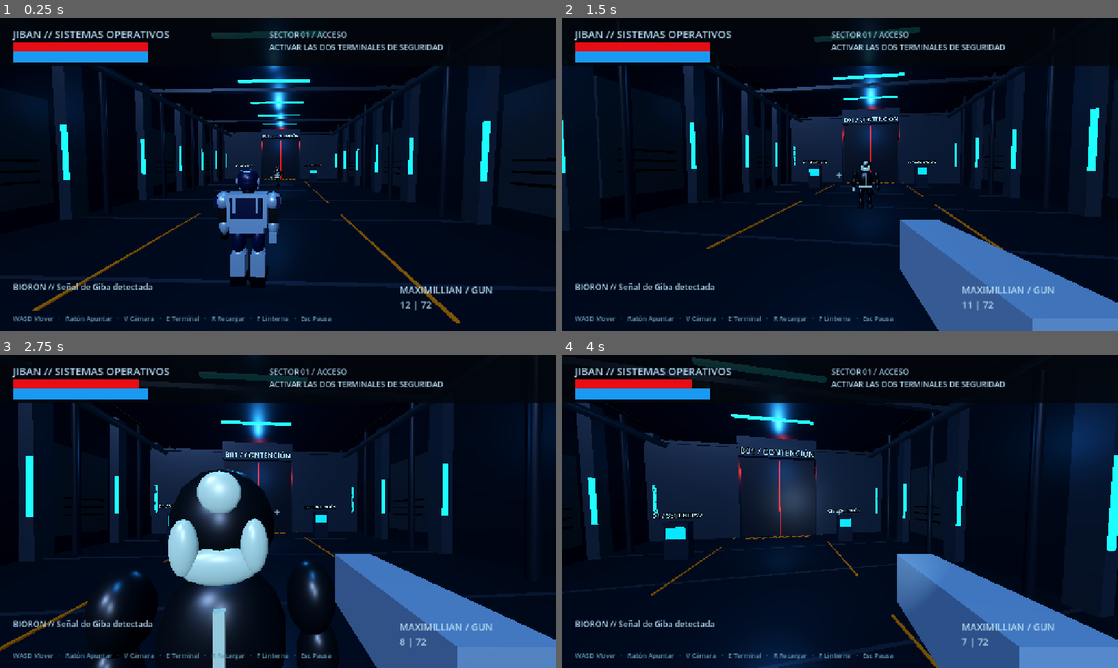
Above: before the commit, frames 1-4 (two rows, left to right).
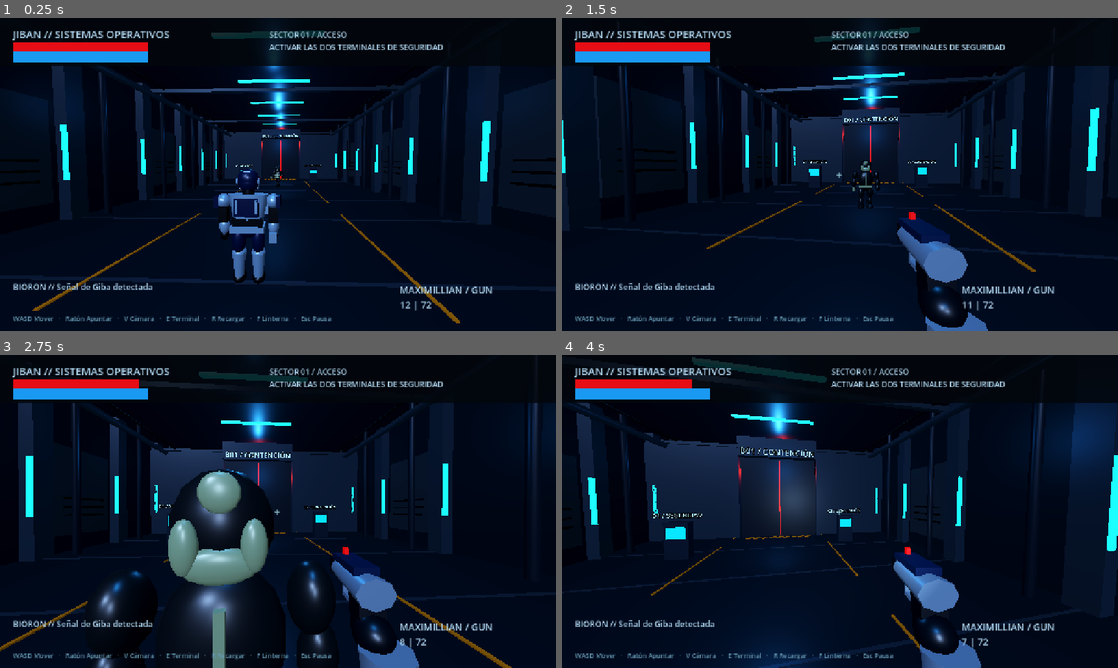
Above: after the commit, the same moments.

Repository: facszero/Jiban-Game
Game: Godot game, scene res://scenes/main.tscn
The game is run twice, just before and just after one commit, with the same random seed, the same clock (stepped at 60 frames per second) and the same inputs.
Inputs (mouse positions are in pixels of both pictures, inside the frame that each line leads up to):
- Up to frame 1 (0.25 s): no input
- Up to frame 2 (1.5 s): move the mouse to (867, 174) at 0.52 s; hold V (view) 0.53-1.28 s; hold W (forward) from 0.53 s (still down); click (867, 174) at 0.67 s; tap Space (jump) at 0.77 s; move the mouse to (812, 174) at 1.27 s; right-click (812, 174) at 1.35 s
- Up to frame 3 (2.75 s): keep holding W (forward); tap Space (jump) at 1.52 s; tap V (view) at 1.55, 2.3 s; move the mouse to (289, 505) at 2.02 s; press the mouse at (289, 505) at 2.03 s
- Up to frame 4 (4 s): keep holding W (forward); move the mouse to (834, 517) at 2.77 s; release the mouse at (834, 517) at 2.78 s; tap E (interact) at 2.85 s; click (834, 517) at 2.92 s; tap Space (jump) at 3.02, 3.77 s; tap V (view) at 3.05, 3.8 s; move the mouse to (878, 514) at 3.52 s; hold F (scan) from 3.53 s (still down)

The runs differ from the first frame. In frame 1, 1.0% of the frame differs, in the area x 39-51%, y 47-87%; in frame 2, 7.9%; in frame 3, 13%, in the area x 30-100%, y 36-100%; in frame 4, 8.9%.

Commit message:
Refine tapered Jiban armor, compact first-person weapon and Chamelenoid face

Diff:
--- a/scripts/enemy.gd
+++ b/scripts/enemy.gd
@@ -38,7 +38,7 @@
 func build_creature() -> void:
 	# Reference-based low-poly adaptations; no ripped textures or meshes.
 	var dark := Geo.material(Color(0.045, 0.055, 0.065), 0.25)
-	var pale := Geo.material(Color(0.7, 0.8, 0.7), 0.25)
+	var pale := Geo.material(Color(0.46, 0.51, 0.36), 0.25)
 	var skin := Geo.material(Color(0.19, 0.31, 0.24), 0.1)
 	var wine := Geo.material(Color(0.28, 0.08, 0.09), 0.1)
 	var body_mat := wine if heavy else dark
@@ -47,12 +47,14 @@
 	Geo.ellipsoid(model, Vector3(0, 1.65, 0), Vector3(0.45, 0.5, 0.4), skin if heavy else dark)
 	if heavy:
 		# Chamelenoid: tall central crest, pale orbital rings, burgundy shoulders.
-		Geo.ellipsoid(model, Vector3(0, 1.92, 0.01), Vector3(0.14, 0.5, 0.3), skin)
+		Geo.ellipsoid(model, Vector3(0, 1.92, 0.01), Vector3(0.12, 0.37, 0.29), skin)
 		for side in [-1, 1]:
-			Geo.ellipsoid(model, Vector3(side * 0.155, 1.7, -0.17), Vector3(0.19, 0.26, 0.095), pale)
-			Geo.ellipsoid(model, Vector3(side * 0.16, 1.72, -0.222), Vector3(0.075, 0.11, 0.045), dark)
+			Geo.ellipsoid(model, Vector3(side * 0.145, 1.69, -0.165), Vector3(0.15, 0.21, 0.035), pale)
+			Geo.ellipsoid(model, Vector3(side * 0.145, 1.7, -0.191), Vector3(0.07, 0.085, 0.02), dark)
+			Geo.link(model, Vector3(side * 0.07, 1.75, -0.19), Vector3(side * 0.22, 1.8, -0.16), 0.04, skin)
+			Geo.ellipsoid(model, Vector3(side * 0.14, 1.53, -0.15), Vector3(0.18, 0.15, 0.13), skin)
 			for i in range(3):
-				Geo.ellipsoid(model, Vector3(side * 0.14, 1.3 - i * 0.13, -0.21), Vector3(0.22, 0.11, 0.09), skin)
+				Geo.ellipsoid(model, Vector3(side * 0.14, 1.3 - i * 0.13, -0.21), Vector3(0.24, 0.09, 0.045), skin)
 		Geo.link(model, Vector3(-0.13, 1.51, -0.2), Vector3(0, 1.55, -0.24), 0.025, dark)
 		Geo.link(model, Vector3(0, 1.55, -0.24), Vector3(0.13, 1.51, -0.2), 0.025, dark)
 	else:
@@ -74,7 +76,7 @@
 		var arm := Node3D.new()
 		model.add_child(arm)
 		arm.position = Vector3(side * 0.4, 1.4, 0)
-		Geo.ellipsoid(arm, Vector3(0, -0.1, 0), Vector3(0.34 if heavy else 0.23, 0.35, 0.3), body_mat)
+		Geo.ellipsoid(arm, Vector3(0, -0.1, 0), Vector3(0.34 if heavy else 0.23, 0.25 if heavy else 0.35, 0.3), body_mat)
 		Geo.ellipsoid(arm, Vector3(side * 0.04, -0.39, -0.04), Vector3(0.21, 0.36, 0.22), skin if heavy else dark)
 		Geo.ellipsoid(arm, Vector3(side * 0.04, -0.6, -0.08), Vector3(0.19, 0.19, 0.19), dark)
 		if heavy:
--- a/scripts/geometry.gd
+++ b/scripts/geometry.gd
@@ -82,3 +82,19 @@
 	if absf(axis.dot(Vector3.UP)) < 0.999:
 		node.quaternion = Quaternion(Vector3.UP, axis)
 	return node
+
+
+# Eight-sided tapered armor: bevelled outline without texture or shader cost.
+static func armor(parent: Node3D, pos: Vector3, size: Vector3, mat: Material, bottom: float = 0.75) -> MeshInstance3D:
+	var node := MeshInstance3D.new()
+	var mesh := CylinderMesh.new()
+	mesh.top_radius = 1.0
+	mesh.bottom_radius = bottom
+	mesh.height = 1.0
+	mesh.radial_segments = 8
+	node.mesh = mesh
+	node.material_override = mat
+	parent.add_child(node)
+	node.position = pos
+	node.scale = Vector3(size.x * 0.5, size.y, size.z * 0.5)
+	return node
--- a/scripts/player.gd
+++ b/scripts/player.gd
@@ -51,8 +51,8 @@
 	camera.near = 0.06
 	view_weapon = Node3D.new()
 	camera.add_child(view_weapon)
-	Geo.box(view_weapon, Vector3(0.27, -0.24, -0.48), Vector3(0.13, 0.17, 0.5), Geo.material(Color(0.5, 0.6, 0.7), 0.8))
-	Geo.box(view_weapon, Vector3(0.27, -0.2, -0.75), Vector3(0.07, 0.06, 0.09), Geo.material(Color(0.1, 0.7, 1.0), 0.4, 2.0))
+	build_view_weapon()
+
 	flash = Geo.light(camera, Vector3(0.2, 0, -0.65), Color(0.3, 0.8, 1.0), 0.0, 6.0)
 	lamp = SpotLight3D.new()
 	camera.add_child(lamp)
@@ -70,9 +70,9 @@
 	var blue := Geo.material(Color(0.025, 0.07, 0.19), 0.7)
 	var black := Geo.material(Color(0.02, 0.027, 0.04), 0.45)
 	var red := Geo.material(Color(1.0, 0.02, 0.04), 0.4, 2.0)
-	Geo.box(body_model, Vector3(0, 1.25, 0), Vector3(0.66, 0.55, 0.36), silver)
-	Geo.box(body_model, Vector3(0, 1.3, -0.2), Vector3(0.52, 0.34, 0.06), blue)
-	Geo.box(body_model, Vector3(0, 1.3, 0.2), Vector3(0.52, 0.34, 0.06), blue)
+	Geo.armor(body_model, Vector3(0, 1.25, 0), Vector3(0.72, 0.5, 0.42), silver, 0.68)
+	Geo.box(body_model, Vector3(0, 1.3, -0.2), Vector3(0.40, 0.29, 0.045), blue)
+	Geo.box(body_model, Vector3(0, 1.3, 0.2), Vector3(0.40, 0.29, 0.045), blue)
 	Geo.box(body_model, Vector3(0, 0.91, 0), Vector3(0.5, 0.22, 0.3), black)
 	Geo.box(body_model, Vector3(0, 0.84, 0), Vector3(0.57, 0.1, 0.35), silver)
 	Geo.ellipsoid(body_model, Vector3(0, 1.75, 0), Vector3(0.46, 0.45, 0.42), blue)
@@ -88,7 +88,7 @@
 	for side in [-1, 1]:
 		Geo.ellipsoid(body_model, Vector3(side * 0.225, 1.76, 0), Vector3(0.065, 0.16, 0.2), silver)
 		Geo.box(body_model, Vector3(side * 0.29, 1.29, -0.22), Vector3(0.06, 0.37, 0.06), silver)
-		Geo.box(body_model, Vector3(side * 0.18, 1.35, 0.24), Vector3(0.04, 0.25, 0.045), silver)
+		Geo.box(body_model, Vector3(side * 0.16, 1.32, 0.225), Vector3(0.025, 0.22, 0.025), silver)
 		for y in [0.94, 1.00, 1.06]:
 			Geo.box(body_model, Vector3(side * 0.18, y, -0.17), Vector3(0.12, 0.025, 0.04), silver)
 	Geo.box(body_model, Vector3(0, 0.84, -0.2), Vector3(0.16, 0.09, 0.06), blue)
@@ -103,13 +103,13 @@
 		leg.scale = Vector3(0.95, 1.25, 0.95)
 		Geo.ellipsoid(leg, Vector3(0, -0.18, 0), Vector3(0.25, 0.38, 0.28), blue)
 		Geo.ellipsoid(leg, Vector3(0, -0.37, -0.04), Vector3(0.27, 0.17, 0.3), silver)
-		Geo.box(leg, Vector3(0, -0.53, 0), Vector3(0.26, 0.35, 0.28), silver)
-		Geo.box(leg, Vector3(0, -0.72, -0.07), Vector3(0.28, 0.14, 0.43), black)
+		Geo.armor(leg, Vector3(0, -0.53, 0), Vector3(0.25, 0.35, 0.29), silver, 0.68)
+		Geo.ellipsoid(leg, Vector3(0, -0.72, -0.055), Vector3(0.25, 0.16, 0.36), black)
 		var arm := Node3D.new()
 		body_model.add_child(arm)
 		arm.position = Vector3(side * 0.43, 1.53, 0)
 		arm.scale = Vector3(0.9, 1.06, 0.9)
-		Geo.ellipsoid(arm, Vector3(0, -0.06, 0), Vector3(0.32, 0.3, 0.36), silver)
+		Geo.ellipsoid(arm, Vector3(0, -0.06, 0), Vector3(0.28, 0.23, 0.34), silver)
 		Geo.box(arm, Vector3(side * 0.1, -0.07, 0), Vector3(0.08, 0.18, 0.29), blue)
 		Geo.box(arm, Vector3(0, -0.28, 0), Vector3(0.17, 0.25, 0.2), black)
 		Geo.ellipsoid(arm, Vector3(0, -0.49, -0.05), Vector3(0.21, 0.28, 0.23), silver)
@@ -263,3 +263,27 @@
 	damaged.emit()
 	if health <= 0.0:
 		died.emit()
+
+
+func build_view_weapon() -> void:
+	var silver := Geo.material(Color(0.46, 0.53, 0.61), 0.85)
+	var dark := Geo.material(Color(0.025, 0.04, 0.065), 0.5)
+	var blue := Geo.material(Color(0.035, 0.10, 0.22), 0.6)
+	var red := Geo.material(Color(0.8, 0.03, 0.015), 0.2, 0.8)
+	# Farther from the eye and lower in frame; an identifiable receiver and grip.
+	view_weapon.position = Vector3(0.28, -0.24, -0.72)
+	Geo.armor(view_weapon, Vector3(0, 0, 0), Vector3(0.12, 0.3, 0.095), silver, 0.85).rotation.x = PI / 2.0
+	Geo.box(view_weapon, Vector3(0, 0.05, -0.03), Vector3(0.085, 0.025, 0.24), blue)
+	Geo.box(view_weapon, Vector3(0, -0.085, 0.09), Vector3(0.08, 0.14, 0.085), dark).rotation.x = -0.2
+	Geo.box(view_weapon, Vector3(0, -0.07, 0), Vector3(0.065, 0.015, 0.095), silver)
+	Geo.box(view_weapon, Vector3(0, -0.04, -0.045), Vector3(0.065, 0.07, 0.015), silver)
+	Geo.box(view_weapon, Vector3(0, 0.005, -0.17), Vector3(0.08, 0.065, 0.055), dark)
+	Geo.box(view_weapon, Vector3(0, 0.005, -0.2), Vector3(0.045, 0.034, 0.012), black_muzzle())
+	Geo.box(view_weapon, Vector3(0, 0.078, -0.11), Vector3(0.018, 0.025, 0.025), red)
+	for i in range(4):
+		Geo.box(view_weapon, Vector3(0.056, 0.008, -0.08 + i * 0.045), Vector3(0.006, 0.035, 0.012), dark)
+	Geo.ellipsoid(view_weapon, Vector3(0, -0.12, 0.13), Vector3(0.12, 0.11, 0.13), dark)
+	Geo.armor(view_weapon, Vector3(0.015, -0.21, 0.17), Vector3(0.15, 0.14, 0.16), silver)
+
+func black_muzzle() -> Material:
+	return Geo.material(Color(0.004, 0.006, 0.009))
